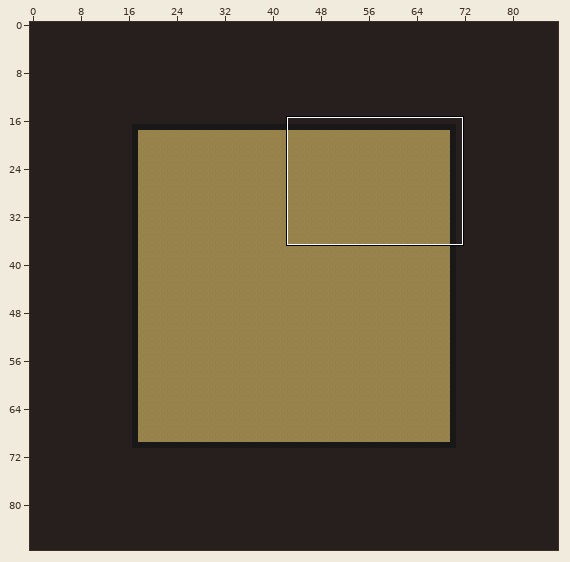
Tiled map (JSON) -- public/assets/tilemaps/cave.json. Above, an overview of the earlier version with the close-up marked.
Close-up. Old version:
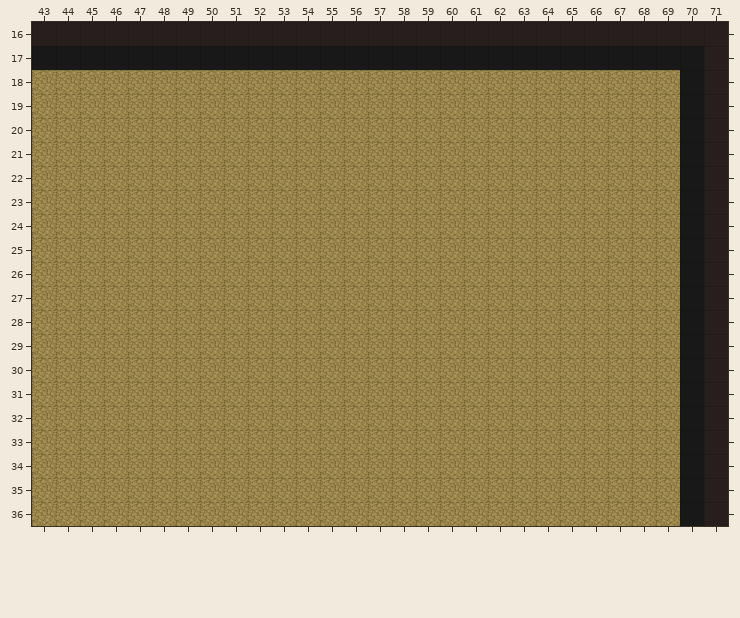
Cells are 32x32 px. Shown: x 43..71, y 16..36. The commit also changed other parts of the map, which this record leaves out.
The same view after the edit:
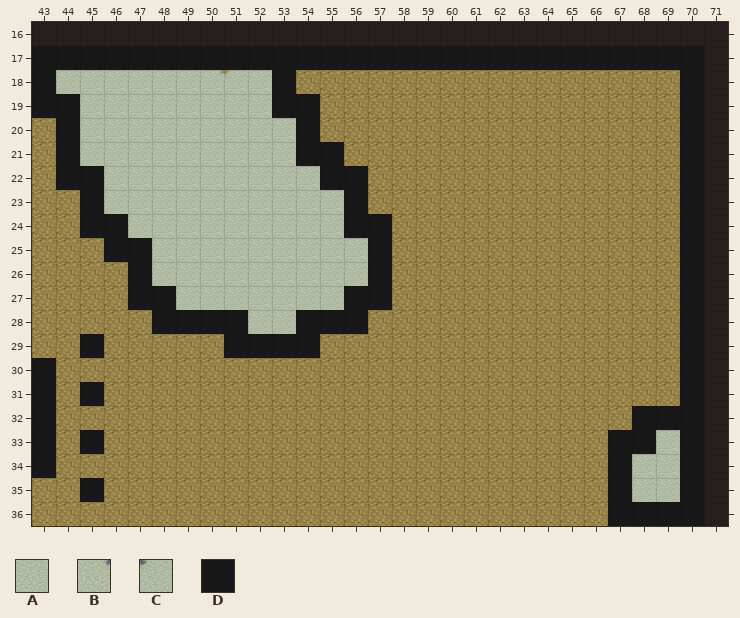
Key: from "merged_pipo": A 830, B 852, C 853, D 1118.
_ is an empty cell.
Diff:
Layer "middle":
The edit adds tile A in row 18 at x 44 to 49 and 52; in row 19 at x 45 to 52; in rows 20 to 21 at x 45 to 53; in row 22 at x 46 to 54; in row 23 at x 46 to 55; in row 24 at x 47 to 55.
The edit adds tile A in rows 25 to 26 at x 48 to 56; in row 27 at x 49 to 55; in row 28 at x 52 to 53; in row 33 at x 69; in rows 34 to 35 at x 68 to 69.
The edit adds tile B in row 18 at x 50.
The edit adds tile C in row 18 at x 51.
Layer "collides":
The edit adds tile D in row 18 at x 43 and 53; in row 19 at x 43 to 44 and 53 to 54; in row 20 at x 44 and 54; in row 21 at x 44 and 54 to 55; in row 22 at x 44 to 45 and 55 to 56; in row 23 at x 45 and 56.
The edit adds tile D in row 24 at x 45 to 46 and 56 to 57; in row 25 at x 46 to 47 and 57; in row 26 at x 47 and 57; in row 27 at x 47 to 48 and 56 to 57; in row 28 at x 48 to 51 and 54 to 56; in row 29 at x 45 and 51 to 54.
The edit adds tile D in row 30 at x 43; in row 31 at x 43 and 45; in row 32 at x 43 and 68 to 69; in row 33 at x 43, 45 and 67 to 68; in row 34 at x 43 and 67; in row 35 at x 45 and 67.
The edit adds tile D in row 36 at x 67 to 69.
Boxes around the changes in both close-ups, in picture pixels (x1, y1, x2, y2):
added: (32, 70, 392, 358)
added: (32, 358, 56, 478)
added: (80, 382, 104, 406)
added: (608, 406, 680, 526)
added: (80, 430, 104, 454)
added: (80, 478, 104, 502)
